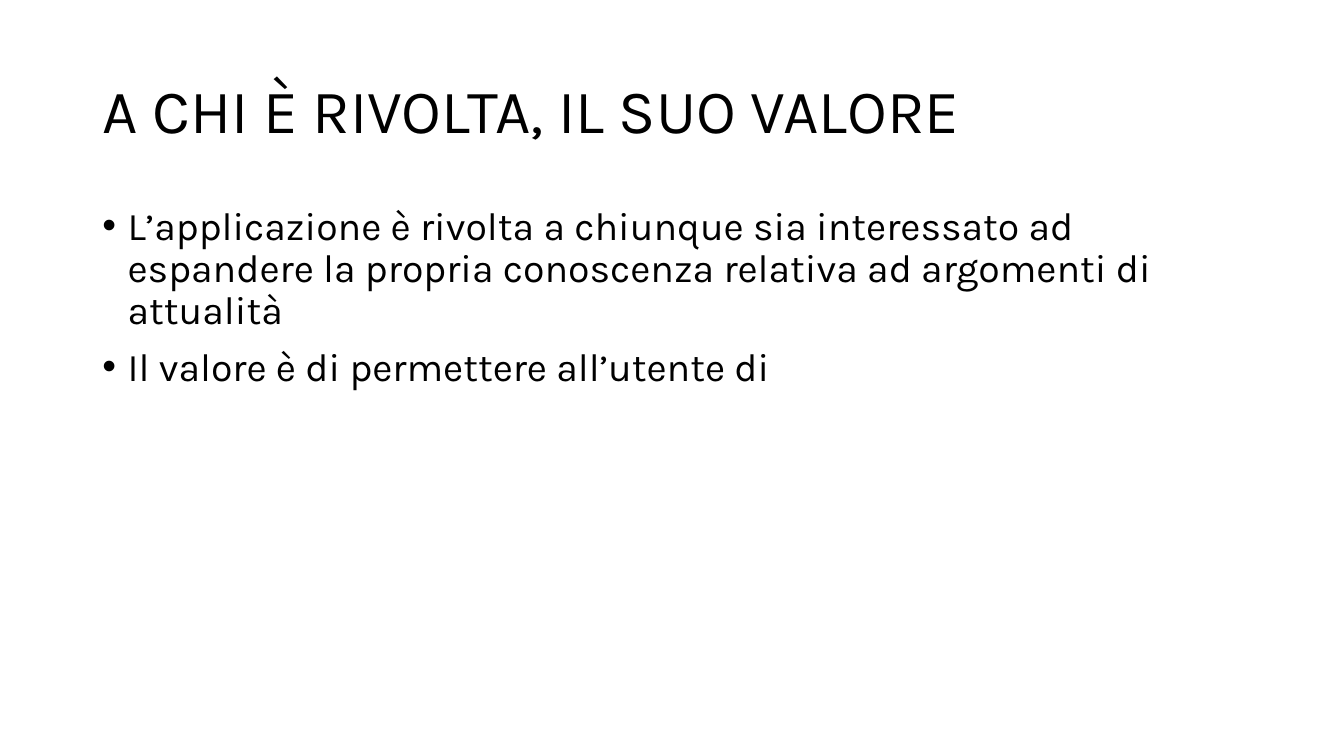
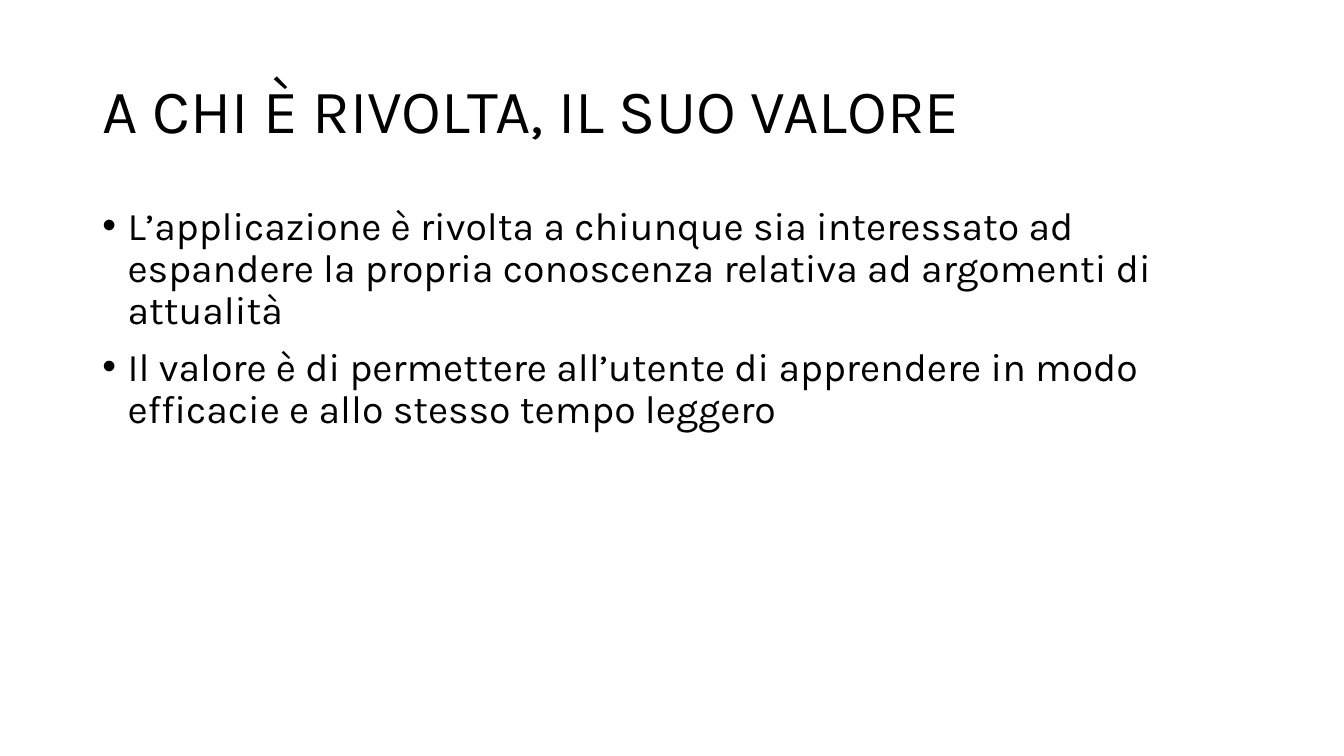
Before and after one commit to carraraFederico/TEDxLearn_ProgettoCloudMobile_2024, a slide deck: slide 4 of TEDxLearn.pptx. Drawn at 1344x756 pixels with LibreOffice and Linux fonts; fonts in the diff are those of the drawing. Boxes give left, top, right and bottom in pixels: in the first picture for what was removed or moved away, otherwise in the second. Text is boxed around its words. In the diff, an @@ line names an element or a change of style, - is before the commit and + after.

```diff
--- a/TEDxLearn.pptx
+++ b/TEDxLearn.pptx
@@ text at (x1=128, y1=351, x2=1138, y2=433): text changed @@
-• Il valore è di permettere all’utente di
+• Il valore è di permettere all’utente di apprendere in modo efficacie e allo stesso tempo leggero
```
Also in this commit, not shown: 1 other slide changed.
